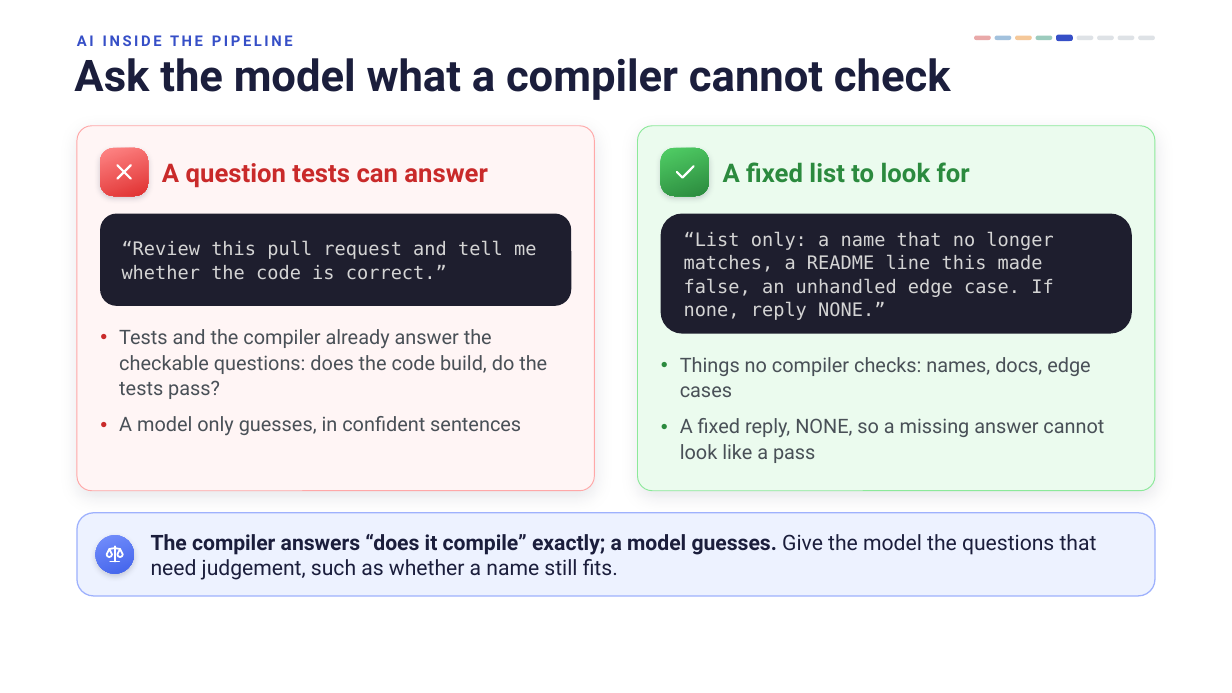
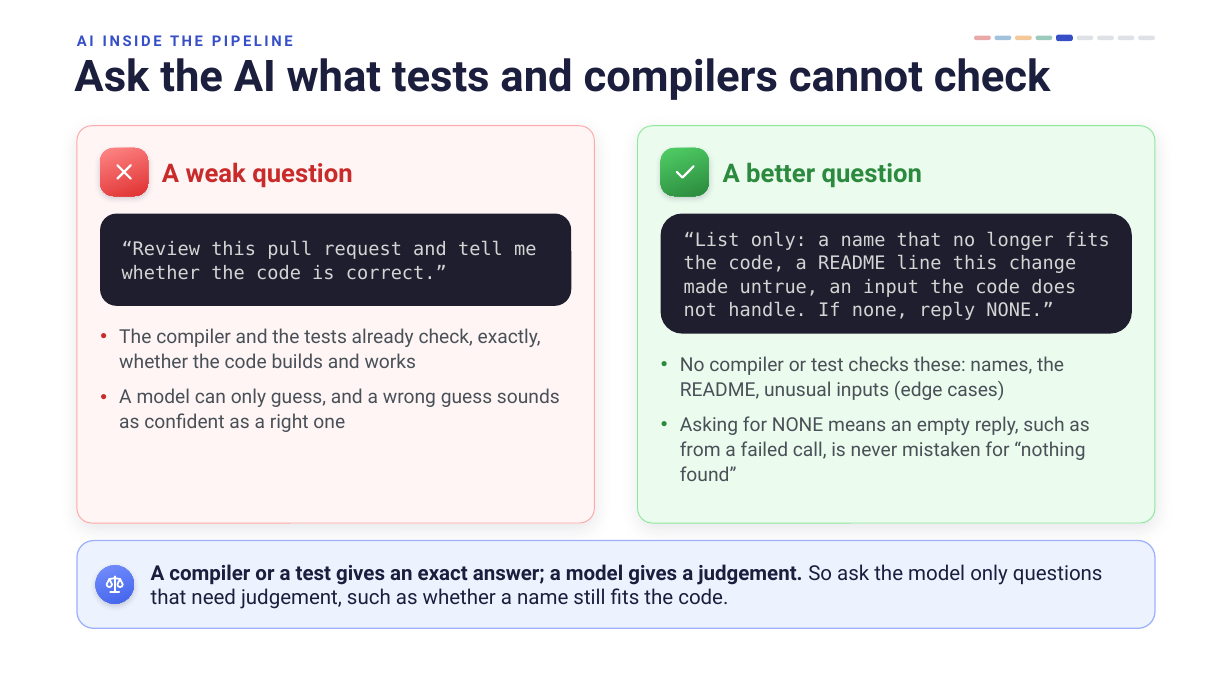
Before and after one commit to danielcregg/ai-assisted-programming, a slide deck: slide 17 of lectures-and-labs/week10/cicd-lecture.pptx (slide 15 before the commit). Drawn at 1232x693 pixels with LibreOffice and Linux fonts; fonts in the diff are those of the drawing; background and template pictures are left out. Boxes give left, top, right and bottom in pixels: in the first picture for what was removed or moved away, otherwise in the second. Text is boxed around its words. In the diff, an @@ line names an element or a change of style, - is before the commit and + after.

```diff
--- a/lectures-and-labs/week10/cicd-lecture.pptx
+++ b/lectures-and-labs/week10/cicd-lecture.pptx
@@ title at (x1=74, y1=58, x2=1051, y2=100): text changed @@
-Ask the model what a compiler cannot check
+Ask the AI what tests and compilers cannot check
@@ rounded rectangle resized from (x1=77, y1=126, x2=594, y2=491) to (x1=77, y1=126, x2=594, y2=523) @@
@@ rounded rectangle resized from (x1=638, y1=126, x2=1155, y2=491) to (x1=638, y1=126, x2=1155, y2=523) @@
@@ text at (x1=162, y1=162, x2=352, y2=188): text changed @@
-A question tests can answer
+A weak question
@@ text at (x1=723, y1=162, x2=922, y2=188): text changed @@
-A fixed list to look for
+A better question
@@ text in rounded rectangle at (x1=684, y1=231, x2=1110, y2=320): text changed @@
-“List only: a name that no longer matches, a README line this made false, an unhandled edge case. If none, reply NONE.”
+“List only: a name that no longer fits the code, a README line this change made untrue, an input the code does not handle. If none, reply NONE.”
@@ text at (x1=119, y1=328, x2=560, y2=432): text changed; size 15.5 to 15 pt @@
-● Tests and the compiler already answer the checkable questions: does the code build, do the tests pass?
-● A model only guesses, in confident sentences
+● The compiler and the tests already check, exactly, whether the code builds and works
+● A model can only guess, and a wrong guess sounds as confident as a right one
@@ text at (x1=680, y1=356, x2=1089, y2=481): text changed; size 15.5 to 15 pt @@
-● Things no compiler checks: names, docs, edge cases
-● A fixed reply, NONE, so a missing answer cannot look like a pass
+● No compiler or test checks these: names, the README, unusual inputs (edge cases)
+● Asking for NONE means an empty reply, such as from a failed call, is never mistaken for “nothing found”
@@ proportions changed in 3 elements at (x1=77, y1=126, x2=594, y2=523), (x1=638, y1=126, x2=1155, y2=523), (x1=77, y1=541, x2=1155, y2=628) @@
@@ rounded rectangle resized from (x1=77, y1=513, x2=1155, y2=596) to (x1=77, y1=541, x2=1155, y2=628) @@
@@ ellipse moved from (x1=95, y1=535, x2=134, y2=574) to (x1=95, y1=566, x2=134, y2=604) @@
@@ text at (x1=151, y1=564, x2=1103, y2=609): text changed; size 16.5 to 16 pt @@
-The compiler answers “does it compile” exactly; a model guesses. Give the model the questions that need judgement, such as whether a name still fits.
+A compiler or a test gives an exact answer; a model gives a judgement. So ask the model only questions that need judgement, such as whether a name still fits the code.
@@ freeform shape moved from (x1=104, y1=543, x2=125, y2=565) to (x1=104, y1=574, x2=125, y2=595) @@
```
Also in this commit, not shown: 3 other slides changed, 4 slides added, 2 slides removed.
